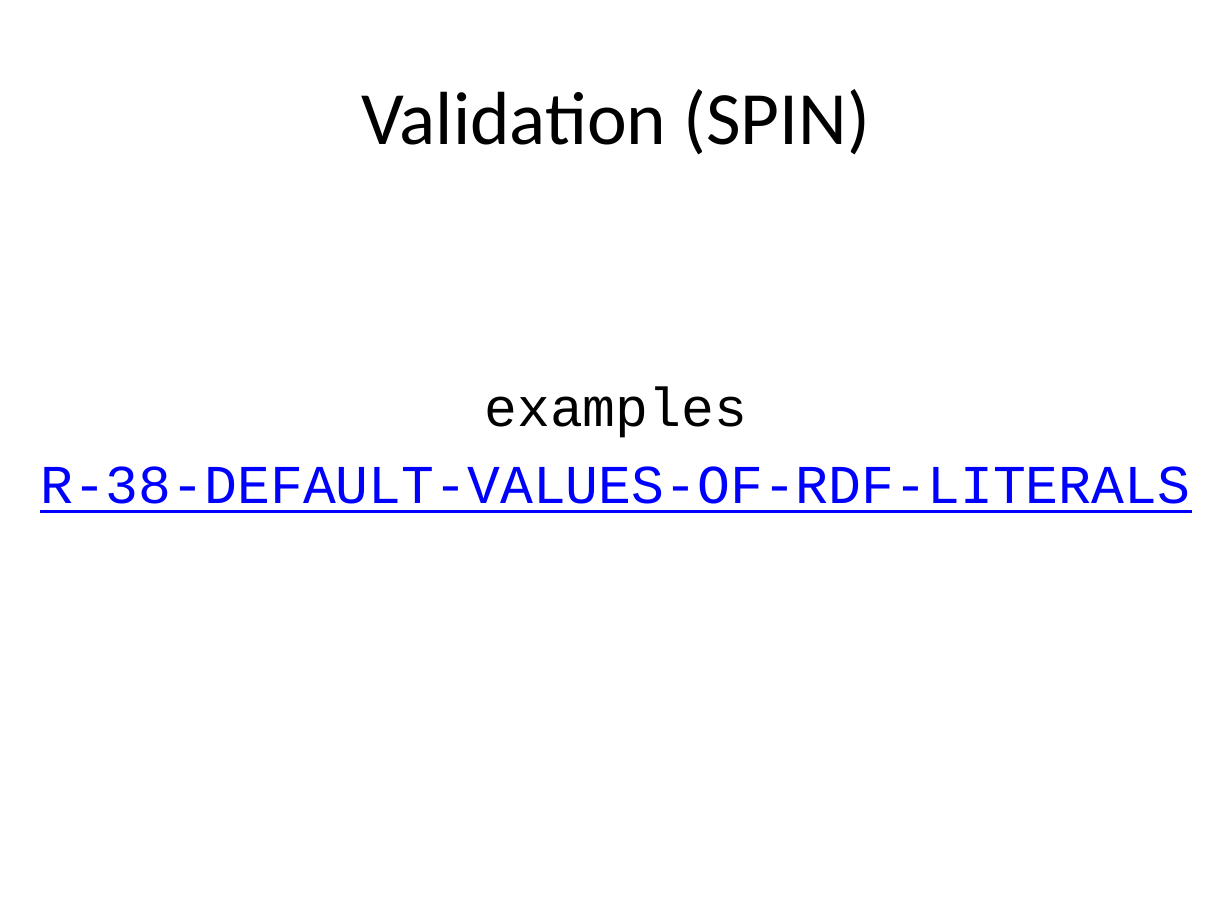
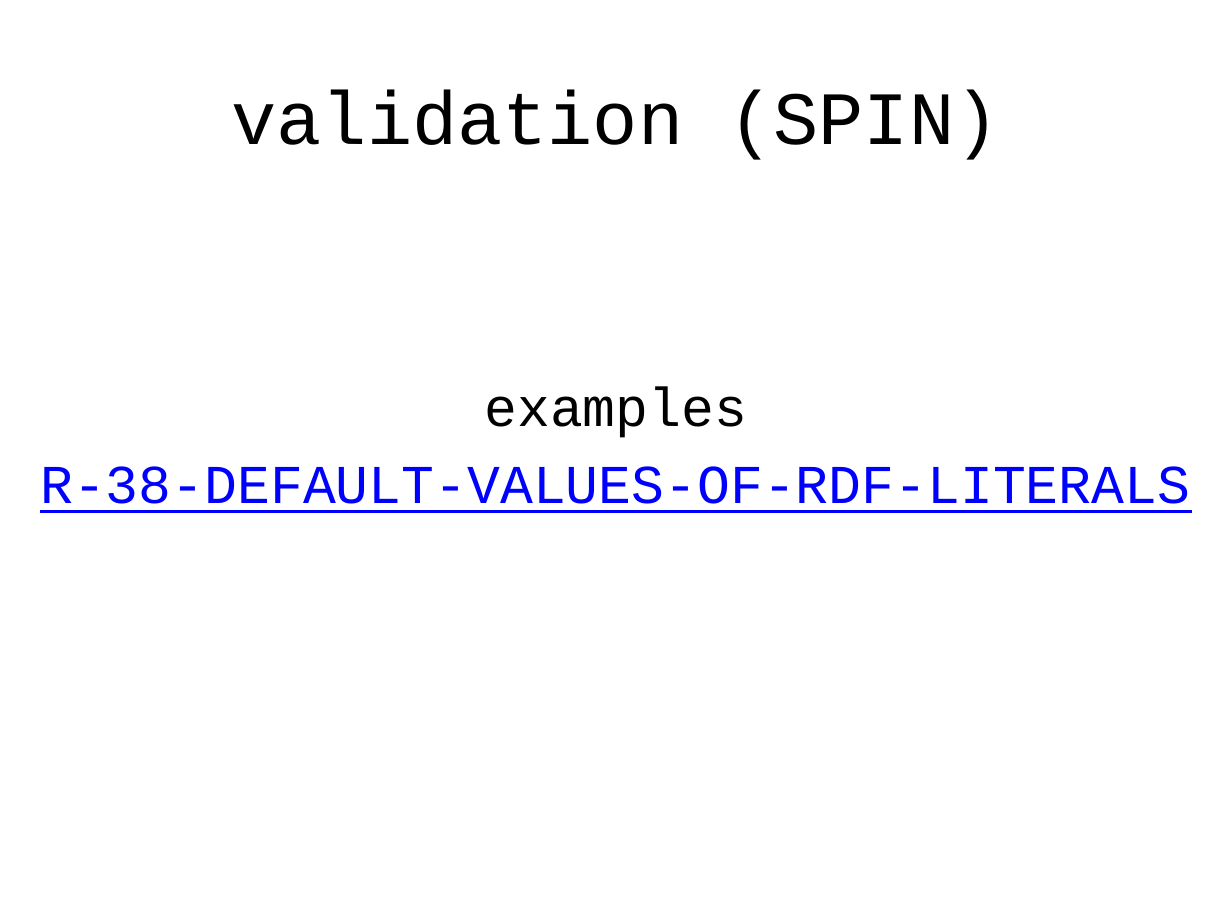
Before and after one commit to boschthomas/rdf-validation-research, a slide deck: slide 24 of presentations/Tutorial Thomas Bosch (DC 2014).pptx. Drawn at 1232x924 pixels with LibreOffice and Linux fonts; fonts in the diff are those of the drawing. Boxes give left, top, right and bottom in pixels: in the first picture for what was removed or moved away, otherwise in the second. Text is boxed around its words. In the diff, an @@ line names an element or a change of style, - is before the commit and + after.

```diff
--- a/presentations/Tutorial Thomas Bosch (DC 2014).pptx
+++ b/presentations/Tutorial Thomas Bosch (DC 2014).pptx
@@ title at bbox=[232, 89, 999, 160]: text changed; font Calibri to Courier New @@
-Validation (SPIN)
+validation (SPIN)
```
Also in this commit, not shown: 31 other slides changed, 5 other files.
